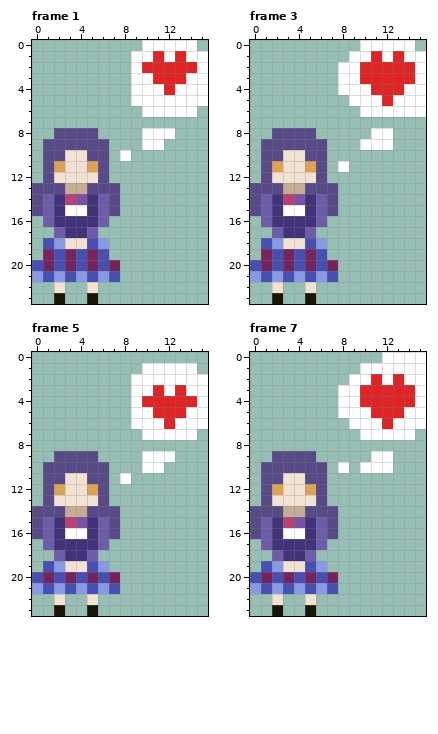
One commit to this animated GIF sprite: umi-heart.gif. Above is the file before it was changed.
The file is 32x48 pixels, drawn in blocks of 2x2; one block is one cell here. Shown: frame 1, frame 3, frame 5, frame 7. The commit also changed other frames, which this record leaves out.
New version:
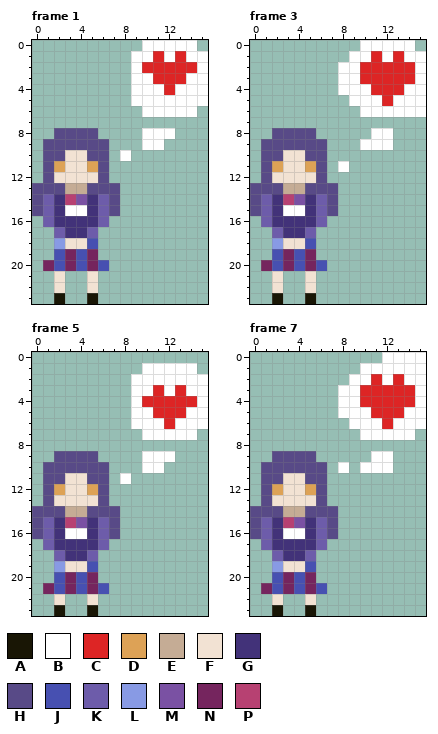
Palette (. is transparent): A #191605  B #ffffff  C #dd2525  D #dda256  E #c5ac95  F #f2e2d3  G #423279  H #584a87  J #4750b1  K #6d5caa  L #889ae4  M #7a51a3  N #75255e  P #b74172
Edits made:
Frame 1:
y 18: x 1 J -> .; x 6 L -> .
y 19: x 1 N -> .; x 6 J -> .
y 20: x 0 J -> .; x 7 N -> .
y 21: x 0..7 LJLJLJLJ -> ..F..F..
Frame 3: the same change as frame 1
Frame 5:
y 19: x 1 J -> .; x 6 L -> .
y 20: x 0..1 JN -> ..; x 6..7 JN -> ..
y 21: x 0..7 LJLJLJLJ -> .NJNJNJ.
Frame 7: the same change as frame 5
